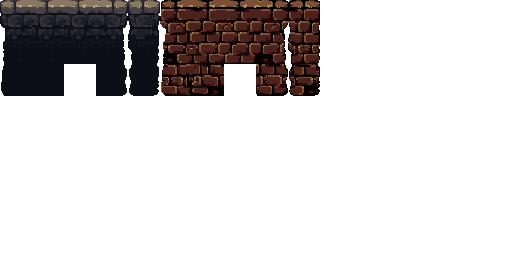
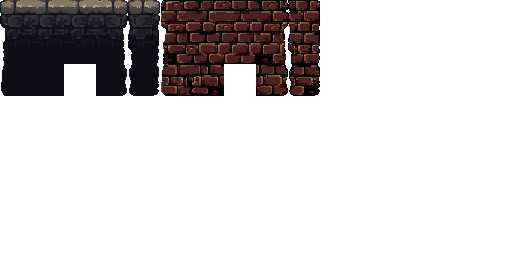
Layer changes from the first w=512, h=256 image to the second:
renamed "Pasted Layer copy #1" to "Visible #1", painted on it over 160, 0, 320, 96
